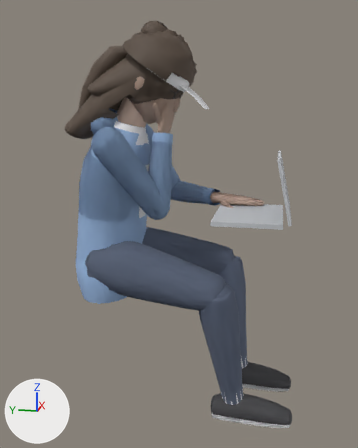
Renders of the glTF model public/models/characters/characters.glb from each side of a commit.
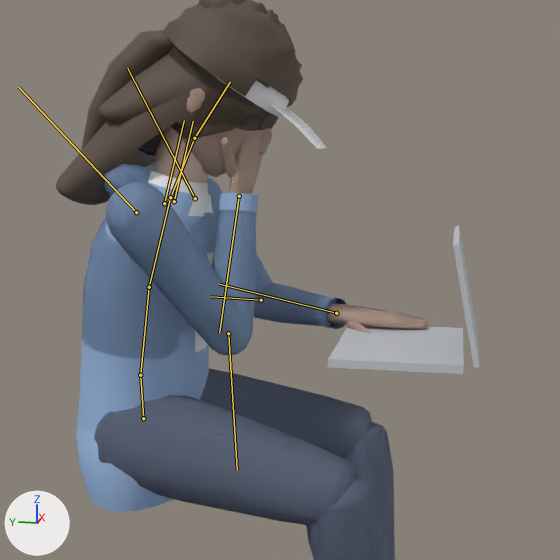
Old and new are each drawn whole from a camera (50 mm lens) standing at (-1.711, -0.562, 1.11) and looking at (0.05, -0.209, 0.67) and again close up on the part from 10% to 94% of the width and 7% to 74% of the height. Arrows for +X, +Y and +Z are at lower left; the lights stay in place. The first two pictures are the older version. Both versions are drawn at frame 27 of the action 'cough'; the numbers are the values there. The bones that change, and the others that lie on the model, are drawn over the model as lines in the close-ups.

Names of what the first close-up shows: 'hair_bob', 'hair_cap', 'hair_long', 'hair_ponytail', 'hair_wild', 'laptop', 'stu_avg_long', 'stu_broad_hoodie', 'stu_broad_tee', 'stu_f_avg_hoodie', 'stu_f_slim_tee', 'stu_slim_tee', 'tch_f_blazer', 'tch_m_blazer', 'tch_u_hoodie' and 3 more.
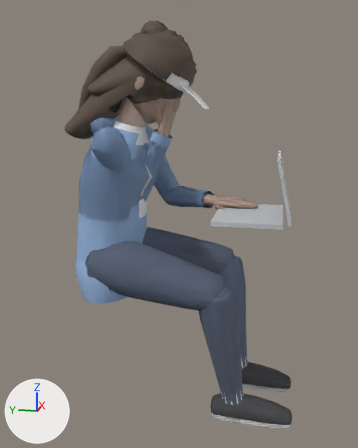
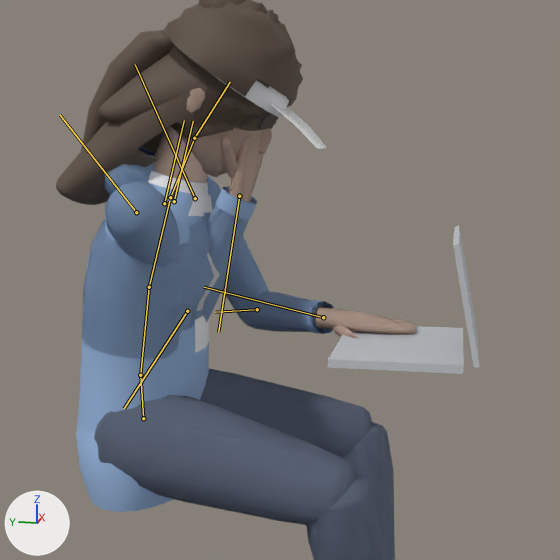
Boxes (x1, y1, x2, y2) around the edits, measured in the close-ups (560 x 560 px):
'stu_broad_tee', posed: before (82, 130, 393, 554); after (82, 130, 393, 480)
'stu_broad_hoodie', posed: before (79, 175, 395, 560); after (79, 88, 395, 560)
'tch_m_blazer', posed: before (77, 88, 421, 433); after (77, 127, 358, 433)
'stu_slim_tee', posed: before (259, 129, 428, 334); after (316, 307, 417, 338)
'stu_f_avg_hoodie', posed (mostly hidden): before (327, 301, 343, 326); after (226, 188, 329, 331)
'stu_f_slim_tee', posed (mostly hidden): before (208, 192, 336, 324); after (208, 190, 326, 329)
'stu_avg_long', posed (mostly hidden): before (154, 171, 345, 327); after (154, 171, 332, 332)
bone 'UpperArm_L', root to tip: before (195, 198) to (127, 68); after (195, 198) to (135, 64)
bone 'Forearm_L', root to tip: before (261, 300) to (210, 296); after (257, 309) to (215, 312)
bone 'Hand_L', root to tip: before (336, 313) to (219, 284); after (323, 317) to (204, 287)
bone 'UpperArm_R', root to tip: before (136, 212) to (18, 87); after (136, 212) to (60, 115)
bone 'Forearm_R', root to tip: before (228, 333) to (237, 470); after (187, 311) to (124, 408)
bone 'Hand_R', root to tip: before (239, 196) to (219, 332); after (239, 196) to (218, 332)

The change, as a diff of the scene's bpy script:
```diff
--- a/public/models/characters/characters.glb.py
+++ b/public/models/characters/characters.glb.py
@@ bone_upperarm_l @@
 bone_upperarm_l = bpy.data.objects['Armature'].pose.bones['UpperArm_L']  # child of 'Shoulder_L'
-bone_upperarm_l.rotation_quaternion = (0.935, -0.324, -0.026, 0.14)  # degrees (-38, 2, 16)
+bone_upperarm_l.rotation_quaternion = (0.944, -0.32, -0.034, 0.077)  # degrees (-38, -1, 10)
@@ bone_forearm_l @@
 bone_forearm_l = bpy.data.objects['Armature'].pose.bones['Forearm_L']  # child of 'UpperArm_L'
-bone_forearm_l.rotation_quaternion = (0.688, -0.456, 0.113, -0.553)  # degrees (-53, -20, -67)
+bone_forearm_l.rotation_quaternion = (0.682, -0.435, 0.088, -0.581)  # degrees (-49, -23, -70)
@@ bone_hand_l @@
 bone_hand_l = bpy.data.objects['Armature'].pose.bones['Hand_L']  # child of 'Forearm_L'
-bone_hand_l.rotation_quaternion = (0.45, 0.313, -0.792, 0.27)  # degrees (18, -118, 32)
+bone_hand_l.rotation_quaternion = (0.388, 0.346, -0.796, 0.309)  # degrees (24, -124, 34)
@@ bone_upperarm_r @@
 bone_upperarm_r = bpy.data.objects['Armature'].pose.bones['UpperArm_R']  # child of 'Shoulder_R'
-bone_upperarm_r.rotation_quaternion = (0.876, -0.361, 0.097, 0.305)  # degrees (-39, 23, 30)
+bone_upperarm_r.rotation_quaternion = (0.862, -0.172, 0.077, 0.471)  # degrees (-14, 17, 55)
@@ bone_forearm_r @@
 bone_forearm_r = bpy.data.objects['Armature'].pose.bones['Forearm_R']  # child of 'UpperArm_R'
-bone_forearm_r.rotation_quaternion = (0.381, -0.66, 0.205, 0.491)  # degrees (-107, 69, 19)
+bone_forearm_r.rotation_quaternion = (0.049, -0.642, 0.53, -0.551)  # degrees (-121, -41, -103)
@@ bone_hand_r @@
 bone_hand_r = bpy.data.objects['Armature'].pose.bones['Hand_R']  # child of 'Forearm_R'
-bone_hand_r.rotation_quaternion = (0.923, 0.007, -0.062, -0.101)  # degrees (2, -7, -13)
+bone_hand_r.rotation_quaternion = (0.352, -0.211, -0.896, 0.164)  # degrees (32, -146, -37)
```
